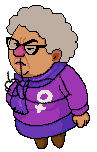
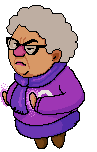
Layered file, before and after one edit (97x152). Changes by layer:
renamed "Lag 62" to "Lag 66", painted on it over 0, 44, 85, 128
removed layer "Lag 46" over 7, 82, 88, 115
removed layer "Lag 45" over 20, 66, 87, 125
removed layer "Lag 54" over 40, 96, 48, 100
removed layer "Lag 44" over 11, 58, 89, 128
removed layer "Lag 20" over 15, 63, 66, 87
removed layer "Lag 16" over 10, 84, 29, 105
removed layer "Lag 15" over 8, 66, 87, 120
removed layer "Lag 14" over 6, 63, 90, 128
removed layer "Lag 13" over 13, 44, 33, 62
removed layer "Lag 12" over 15, 44, 61, 77
removed layer "Lag 11" (was 42%) over 13, 44, 32, 52
removed layer "Lag 10" (was 36%) over 13, 44, 33, 52
removed layer "Lag 9" over 7, 44, 77, 78
